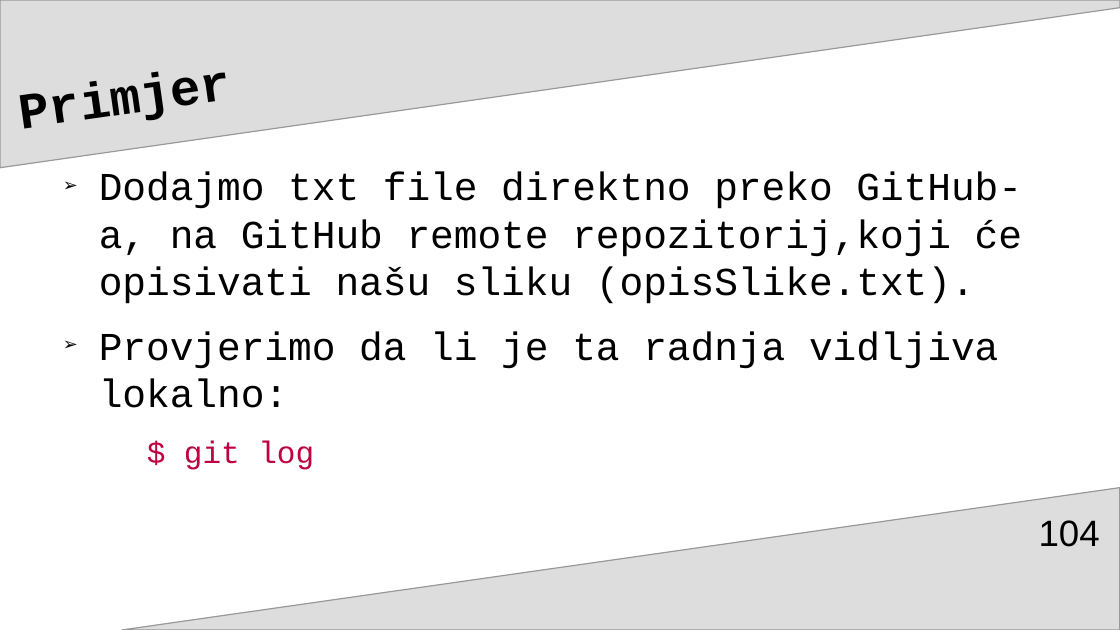
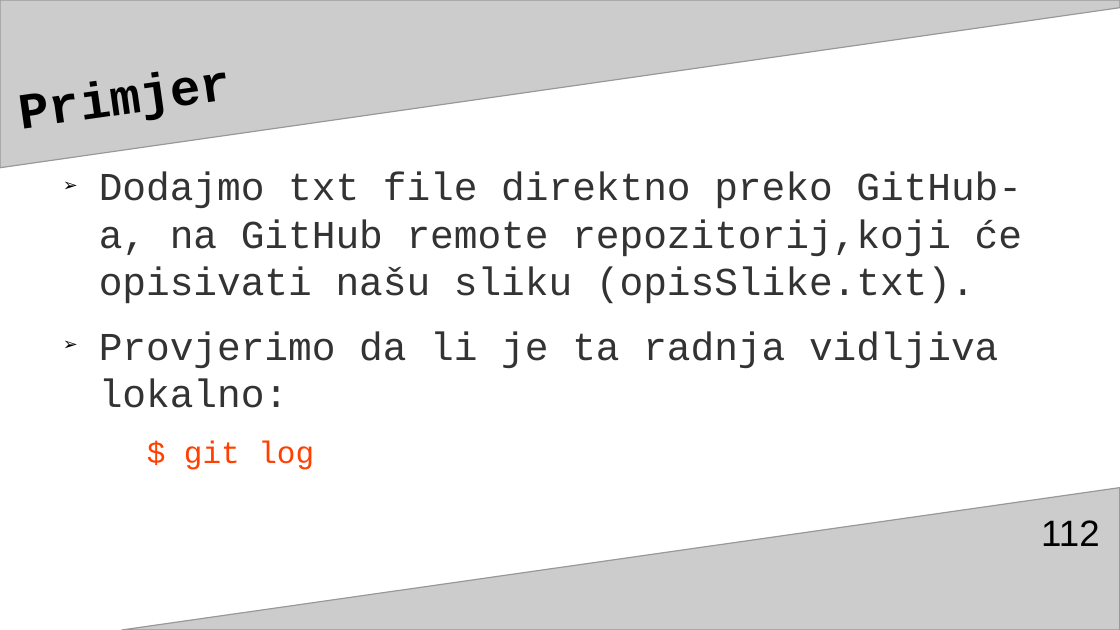
Before and after one commit to adnannukic/prezentacija-za-TSI, a slide deck: slide 112 of gitGitHubAdnanNukićPrez3.odp (slide 104 before the commit). Drawn at 1120x630 pixels with LibreOffice and Linux fonts; fonts in the diff are those of the drawing. Boxes give left, top, right and bottom in pixels: in the first picture for what was removed or moved away, otherwise in the second. Text is boxed around its words. In the diff, an @@ line names an element or a change of style, - is before the commit and + after.

```diff
--- a/gitGitHubAdnanNukićPrez3.odp
+++ b/gitGitHubAdnanNukićPrez3.odp
@@ freeform shape at [0,0,1120,168]: fill #DDDDDD to #CCCCCC @@
@@ text "Dodajmo txt file direktno preko ..." at [99,172,1022,470]: text colour #000000 to #333333; text colour #BF0041 to #FF4000 in "$ git log" @@
@@ freeform shape at [122,488,1120,630]: fill #DDDDDD to #CCCCCC @@
@@ page number at [1041,520,1099,546]: text changed @@
-104
+112
```
Also in this commit, not shown: 110 other slides changed, 9 slides added, 1 slide removed.
